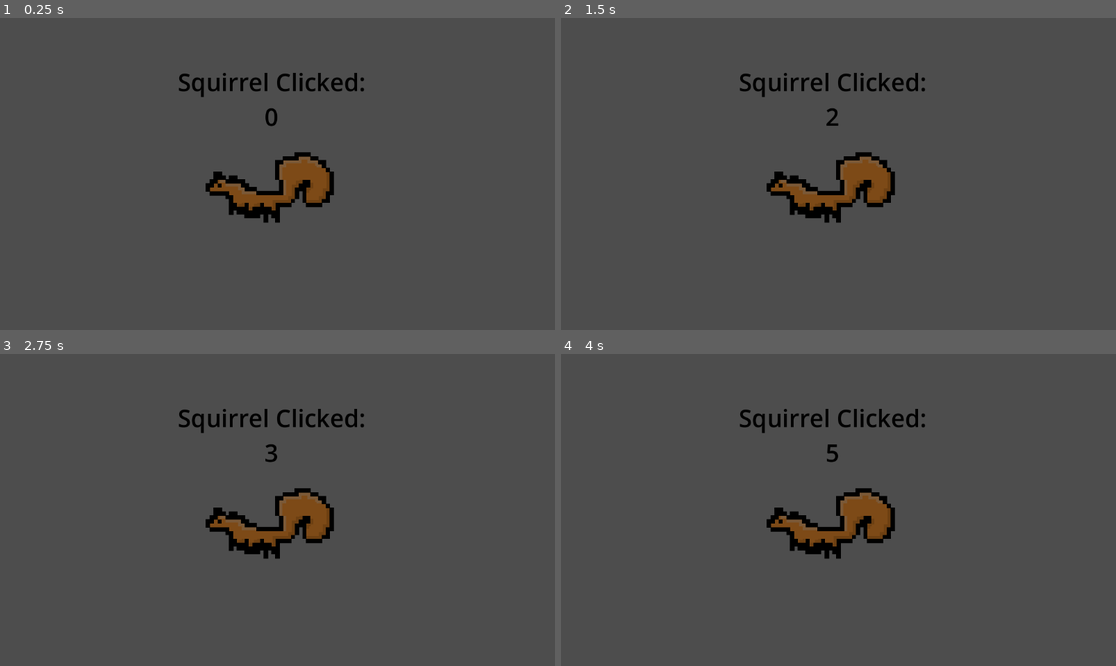
Above: before the commit, frames 1-4 (two rows, left to right).
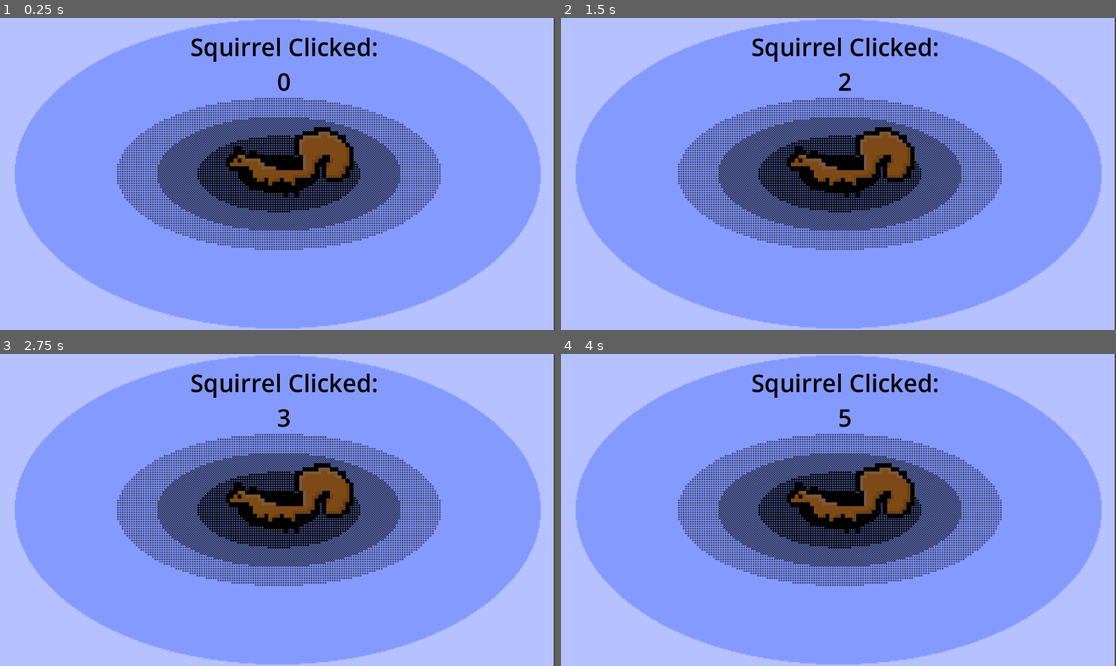
Above: after the commit, the same moments.

Repository: Teleportingsqirl/SquirrelClicker2.0
Game: Godot game, scene res://squirrelclicker.tscn
Same seed, same stepped clock (60 frames per second), same inputs: the game is played once before the commit and once after it.
Inputs (mouse positions are in pixels of both pictures, inside the frame that each line leads up to; where the layout moved, square brackets give the same spot in the first picture):
- Up to frame 1 (0.25 s): no input
- Up to frame 2 (1.5 s): click (849, 170) [827, 195] at 0.5 s; click (849, 170) [827, 195] at 1.25 s
- Up to frame 3 (2.75 s): click (288, 506) [266, 531] at 2 s
- Up to frame 4 (4 s): tap Enter at 2.75 s; tap Space at 3.5 s

The runs differ from the first frame. In frame 1, 99% of the frame differs, in the area x 0-100%, y 0-100%; in frame 2, 99%; in frame 3, 99%; in frame 4, 99%.

Commit message:
added background to the scene

Diff:
--- a/squirrelclicker.tscn
+++ b/squirrelclicker.tscn
@@ -1,8 +1,9 @@
-[gd_scene load_steps=4 format=3 uid="uid://ccb7sd6fvr4g6"]
+[gd_scene load_steps=5 format=3 uid="uid://ccb7sd6fvr4g6"]
 
 [ext_resource type="Script" uid="uid://duaa17davi0f5" path="res://squirrelclicker.gd" id="1_crmfy"]
 [ext_resource type="Script" uid="uid://yoklm1grxh8n" path="res://control.gd" id="1_upo0g"]
 [ext_resource type="Texture2D" uid="uid://cwxjbxe5gbvs4" path="res://Sprite-squirrel.png" id="3_crmfy"]
+[ext_resource type="Texture2D" uid="uid://t7axdm54swgp" path="res://sprite-background.png" id="3_sjpgo"]
 
 [node name="Node2D" type="Node2D"]
 script = ExtResource("1_crmfy")
@@ -16,12 +17,18 @@
 offset_bottom = 668.0
 script = ExtResource("1_upo0g")
 
+[node name="TextureRect" type="TextureRect" parent="Control"]
+layout_mode = 0
+offset_right = 1162.0
+offset_bottom = 659.0
+texture = ExtResource("3_sjpgo")
+
 [node name="CenterContainer" type="CenterContainer" parent="Control"]
 layout_mode = 0
-offset_left = 315.0
-offset_top = 157.0
-offset_right = 826.0
-offset_bottom = 583.0
+offset_left = 356.0
+offset_top = 105.0
+offset_right = 867.0
+offset_bottom = 531.0
 
 [node name="TextureButton" type="TextureButton" parent="Control/CenterContainer"]
 layout_mode = 2
@@ -29,10 +36,10 @@
 
 [node name="Label" type="Label" parent="Control"]
 layout_mode = 0
-offset_left = 361.0
-offset_top = 100.0
-offset_right = 793.0
-offset_bottom = 235.0
+offset_left = 387.0
+offset_top = 27.0
+offset_right = 819.0
+offset_bottom = 162.0
 theme_override_colors/font_color = Color(0, 0, 0, 1)
 theme_override_font_sizes/font_size = 50
 text = "Click The Squirrel!"
